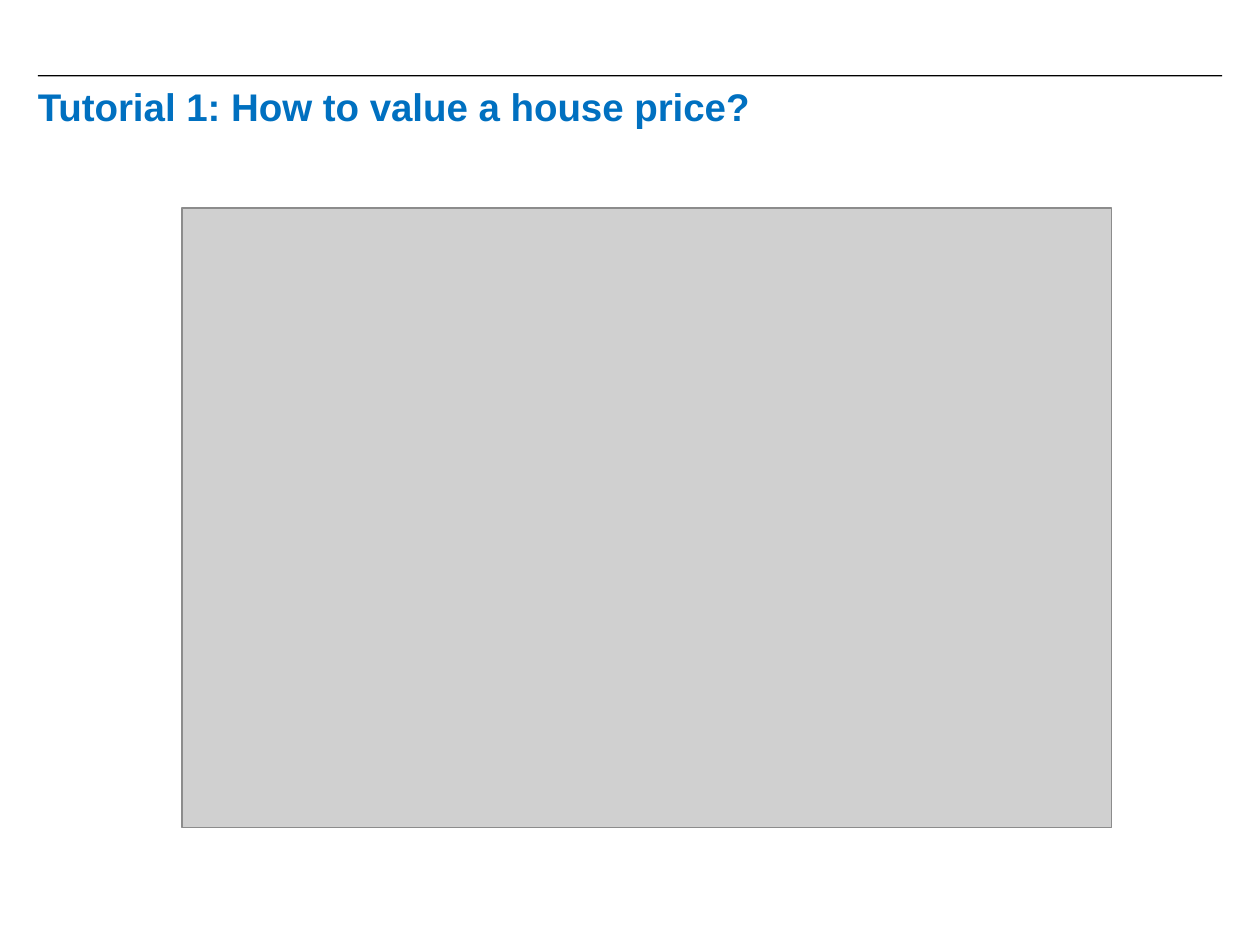
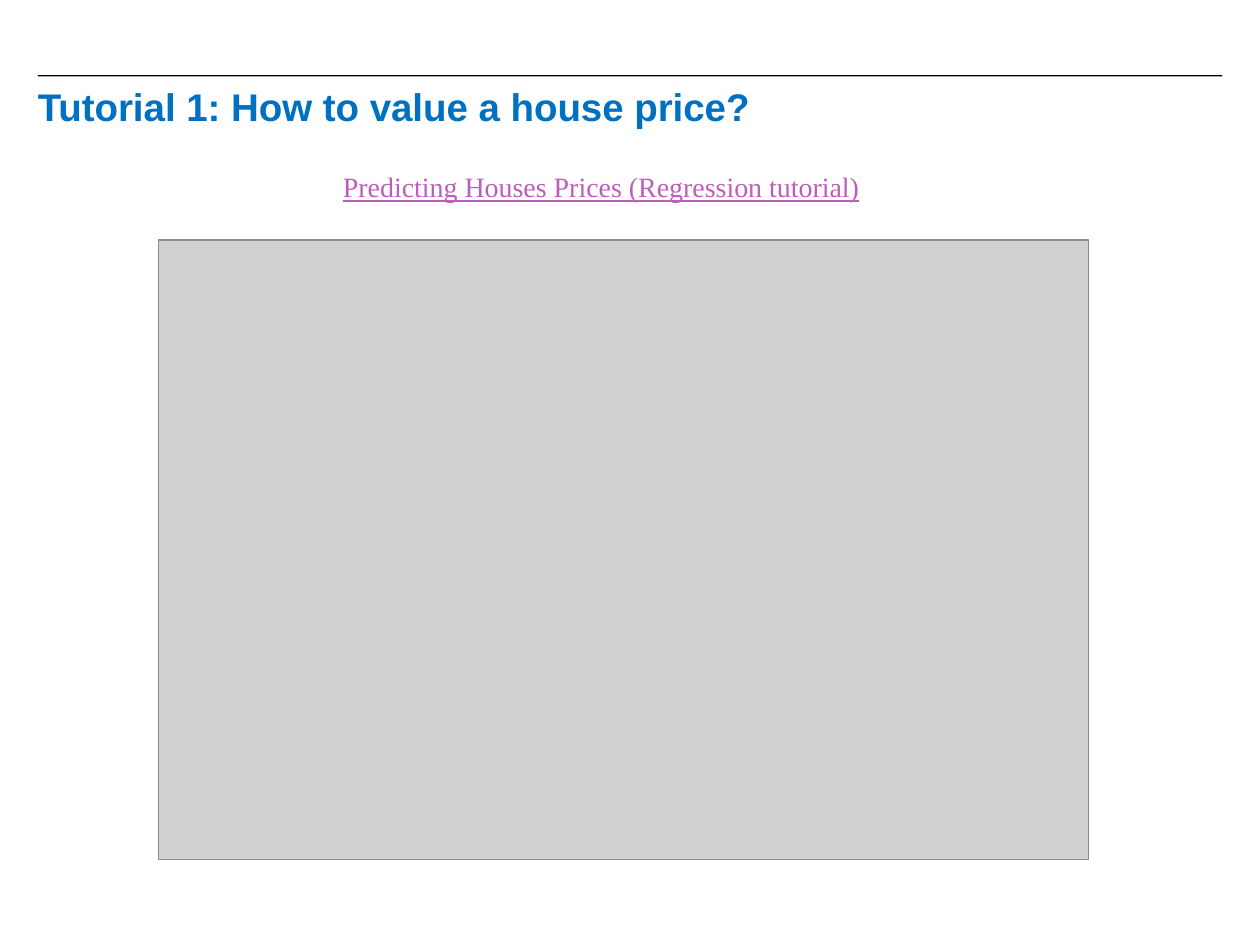
Before and after one commit to raanonr/practicals, a slide deck: slide 4 of PracticalKeras_Tutorials.pptx. Drawn at 1260x945 pixels with LibreOffice and Linux fonts; fonts in the diff are those of the drawing; grey boxes stand for pictures; background and template pictures are left out. Boxes give left, top, right and bottom in pixels: in the first picture for what was removed or moved away, otherwise in the second. Text is boxed around its words. In the diff, an @@ line names an element or a change of style, - is before the commit and + after.

Commit message:
ver 1

```diff
--- a/PracticalKeras_Tutorials.pptx
+++ b/PracticalKeras_Tutorials.pptx
@@ text added at (x1=343, y1=177, x2=859, y2=203), 16 pt, text #BC5FBC, underline @@
+Predicting Houses Prices (Regression tutorial)
@@ picture moved from (x1=181, y1=208, x2=1111, y2=828) to (x1=159, y1=241, x2=1089, y2=861) @@
```
